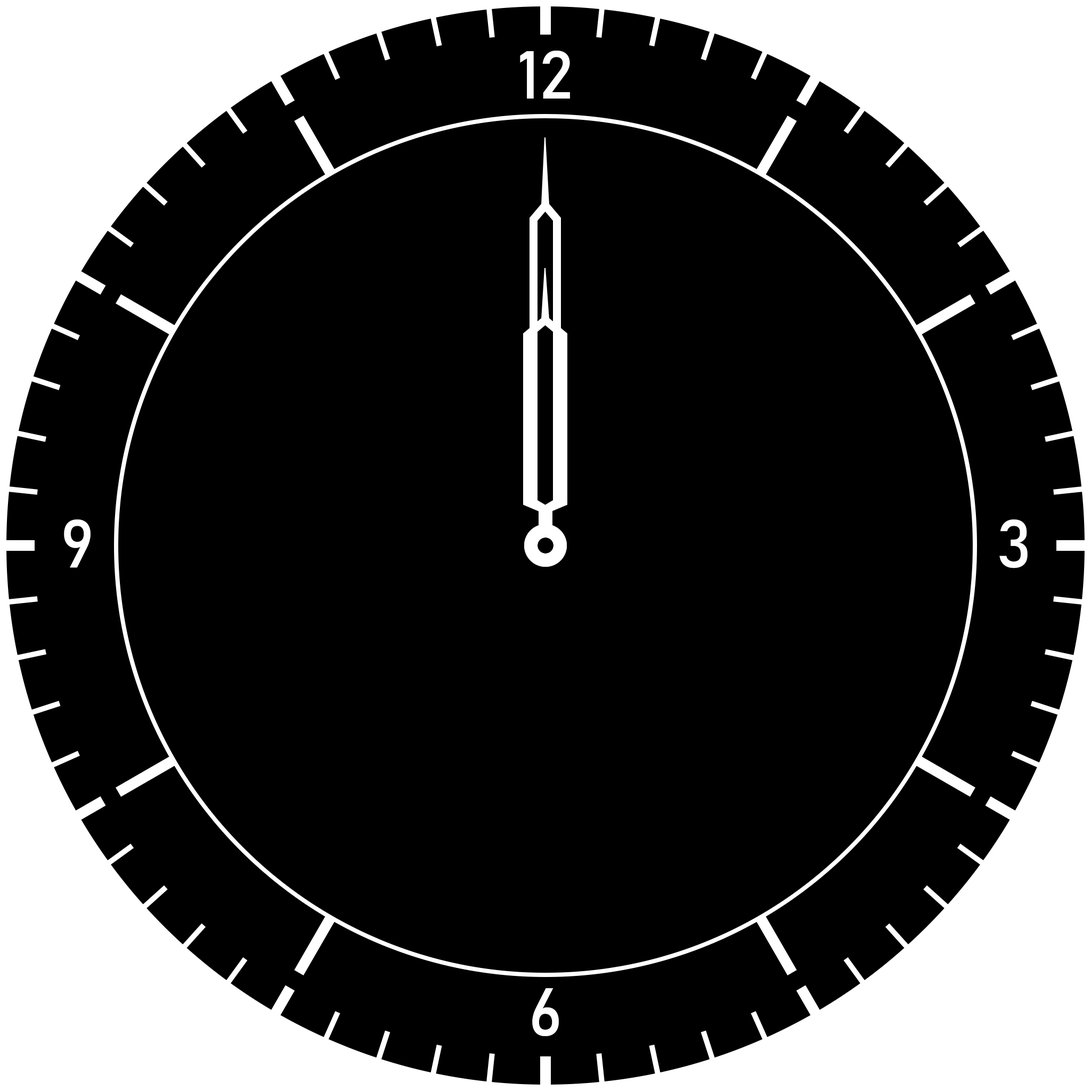
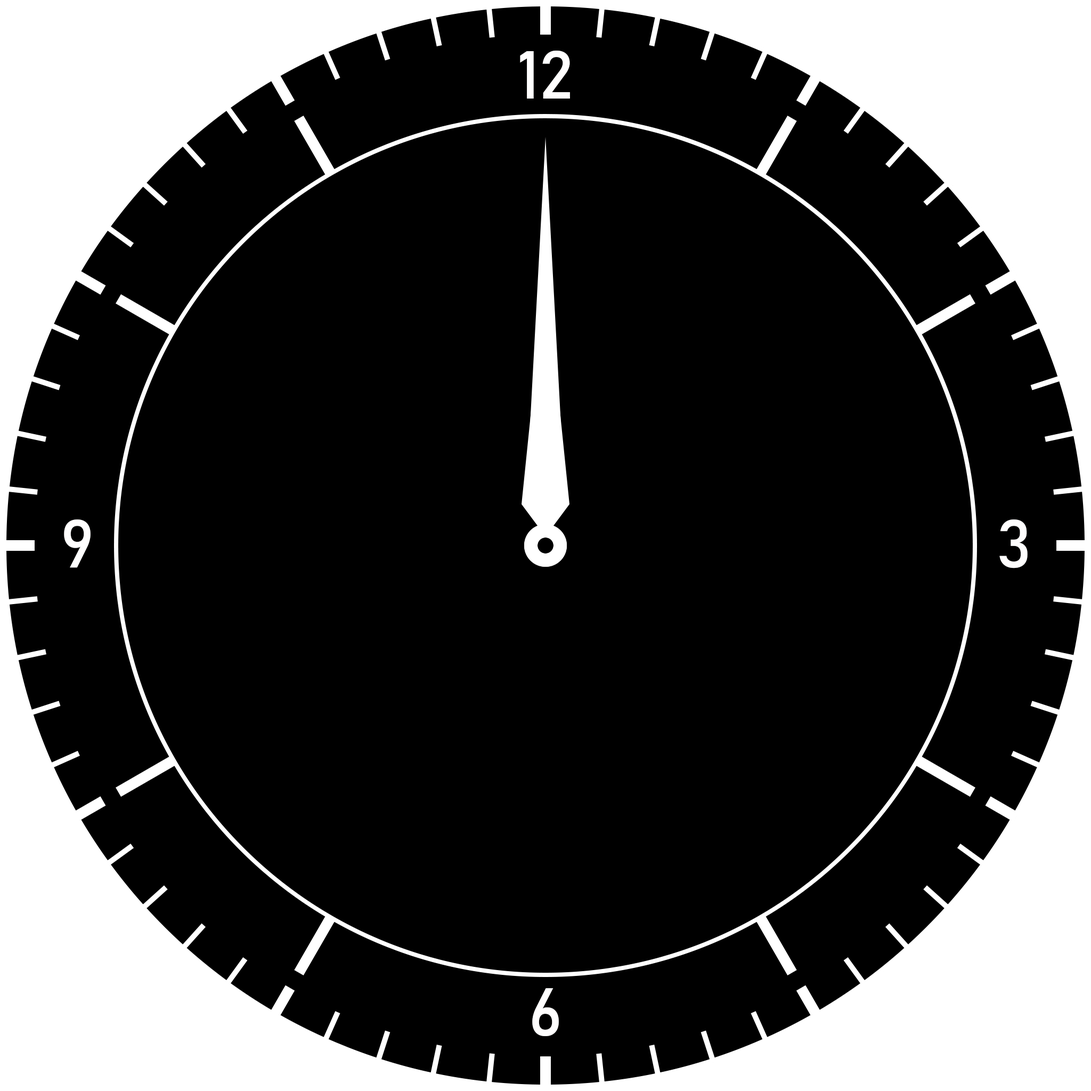
Layers edited between the first and the second 1091 × 1091 image:
added layer "hour3_2 copy" above "hour3_2" over [521, 270, 546, 527]
added layer "hour3_2" above "hour3_1" over [545, 270, 570, 527]
added layer "hour3_1" above "minute3_2 copy" over [536, 524, 555, 527]
added layer "minute3_2 copy" above "minute3_2" over [526, 137, 546, 527]
added layer "minute3_2" above "minute3_1" over [545, 137, 566, 527]
added layer "minute3_1" above "Hour2Left" over [536, 524, 555, 527]
hid "hour_4" over [541, 268, 550, 319]
hid "hour_3" over [523, 314, 568, 515]
hid "hour_1" over [536, 524, 555, 527]
hid "minute_4" over [541, 137, 550, 205]
hid "minute_3" over [529, 199, 562, 515]
hid "minute_1" over [536, 524, 555, 527]
